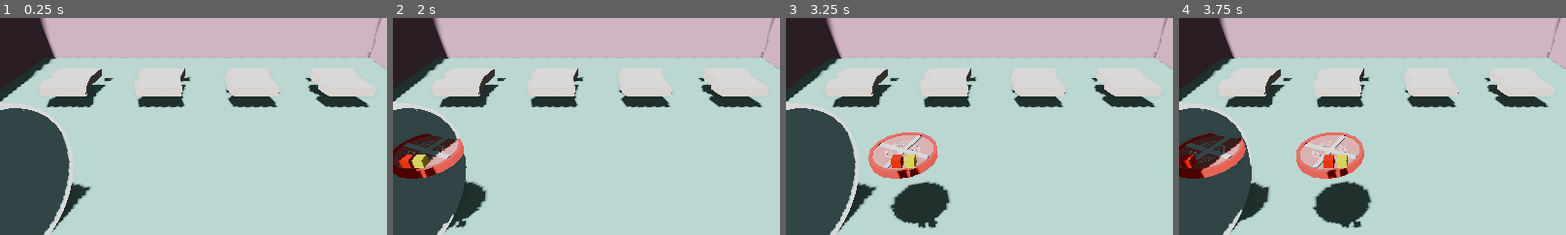
Above: before the commit, frames 1-4 (left to right).
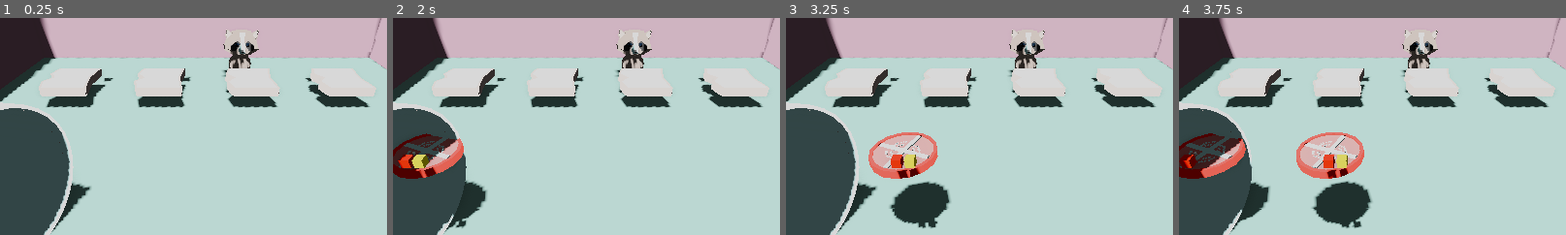
Above: after the commit, the same moments.

Repository: gabrield67/Sandwich-Shop
Game: Godot game, scene res://scenes/game.tscn
Two runs of this game, one before a commit and one after it. Both use one fixed random seed, a clock stepped at 60 frames per second and the inputs below.
Inputs (mouse positions are % of the whole screen's width and height, from its top left):
- Up to frame 1 (0.25 s): no input
- Up to frame 2 (2 s): tap Enter at 0.5 s; move the mouse to (72, 45) at 0.52 s; click (72, 45) at 0.67 s; tap Space at 1.25 s; move the mouse to (30, 55) at 1.27 s; click (30, 55) at 1.42 s
- Up to frame 3 (3.25 s): move the mouse to (60, 28) at 2.02 s; click (60, 28) at 2.17 s; move the mouse to (45, 70) at 2.77 s; click (45, 70) at 2.92 s
- Up to frame 4 (3.75 s): move the mouse to (80, 65) at 3.52 s; click (80, 65) at 3.67 s
The pictures show only the part of the screen within x 24-74%, y 25-75%; the shares and areas given below are measured in that part.

The runs differ from the first frame. In frame 1, 0.7% of the frame differs, in the area x 57-98%, y 3-28%; in frame 2, 0.7%; in frame 3, 0.7%; in frame 4, 0.7%.

Commit message:
raccoon head, placeholder body, colors

Diff:
--- /dev/null
+++ b/colors/eyeDarkCharcoal.tres
@@ -0,0 +1,7 @@
+[gd_resource type="StandardMaterial3D" format=3 uid="uid://7gn0t4diki3s"]
+
+[resource]
+diffuse_mode = 3
+specular_mode = 1
+albedo_color = Color(0.12156863, 0.16078432, 0.21568628, 1)
+roughness = 0.0
--- a/colors/fishCharcoal.tres
+++ b/colors/fishCharcoal.tres
@@ -3,5 +3,5 @@
 [resource]
 diffuse_mode = 3
 specular_mode = 1
-albedo_color = Color(0.12156863, 0.16078432, 0.21568628, 1)
+albedo_color = Color(0.2901961, 0.2901961, 0.2901961, 1)
 roughness = 0.0
--- a/raccoon_head.tscn
+++ b/raccoon_head.tscn
@@ -6,6 +6,7 @@
 [ext_resource type="Material" uid="uid://dbct6i3fm0wjg" path="res://colors/tomatoWhite.tres" id="4_lnwa2"]
 [ext_resource type="Material" uid="uid://8kf6dv73p3lv" path="res://colors/fishCharcoal.tres" id="5_ko7r5"]
 [ext_resource type="Material" uid="uid://cyyp7dpy6ma8" path="res://colors/tomatoRed.tres" id="6_dvv7g"]
+[ext_resource type="Material" uid="uid://7gn0t4diki3s" path="res://colors/eyeDarkCharcoal.tres" id="6_f4w7d"]
 
 [sub_resource type="SphereMesh" id="SphereMesh_b0vlw"]
 
@@ -37,9 +38,10 @@
 [node name="MeshInstance3D" type="MeshInstance3D" parent="." index="7" unique_id=584003007]
 transform = Transform3D(0.325, 0, 0, 0, 0.325, 0, 0, 0, 0.325, -0.34050924, 0.16007021, -1.0303514)
 mesh = SubResource("SphereMesh_b0vlw")
-surface_material_override/0 = ExtResource("6_dvv7g")
+surface_material_override/0 = ExtResource("6_f4w7d")
 
 [node name="MeshInstance3D2" type="MeshInstance3D" parent="." index="8" unique_id=1189742555]
 transform = Transform3D(0.325, 0, 0, 0, 0.325, 0, 0, 0, 0.325, 0.3436672, 0.16007021, -1.0303514)
+material_override = ExtResource("6_f4w7d")
 mesh = SubResource("SphereMesh_b0vlw")
 surface_material_override/0 = ExtResource("6_dvv7g")
--- a/scenes/game.tscn
+++ b/scenes/game.tscn
@@ -11,6 +11,7 @@
 [ext_resource type="PackedScene" uid="uid://b4kkoakbexh8r" path="res://models/walls.tscn" id="9_0tnpc"]
 [ext_resource type="PackedScene" uid="uid://yahuxvrjhitd" path="res://models/trash_base.tscn" id="10_kvpfn"]
 [ext_resource type="PackedScene" uid="uid://dt2rm3uiki2lg" path="res://models/trash_lid.tscn" id="11_dinhu"]
+[ext_resource type="PackedScene" uid="uid://c124rtdal8yfg" path="res://whole_raccoon_model.tscn" id="12_dinhu"]
 
 [sub_resource type="BoxShape3D" id="BoxShape3D_8cj0n"]
 
@@ -116,3 +117,6 @@
 
 [node name="trashLid" parent="LevelSet/WholeTrash" unique_id=1689766337 instance=ExtResource("11_dinhu")]
 transform = Transform3D(-0.53685117, -2.3161678, -0.77275985, -1.9109306, 0.89108145, -1.3432491, 1.519913, 0.30222622, -1.9617655, 11.705, 3.005, 1.74)
+
+[node name="WholeRaccoonModel" parent="." unique_id=1874828909 instance=ExtResource("12_dinhu")]
+transform = Transform3D(1, 0, 0, 0, 1, 0, 0, 0, 1, 2.6593013, 2.6005845, -5.924519)
--- /dev/null
+++ b/whole_raccoon_model.tscn
@@ -0,0 +1,16 @@
+[gd_scene format=3 uid="uid://c124rtdal8yfg"]
+
+[ext_resource type="PackedScene" uid="uid://caddp2wlf43k2" path="res://raccoon_head.tscn" id="1_0doq1"]
+[ext_resource type="Material" uid="uid://cujwxnb7cugkl" path="res://colors/trashGray.tres" id="2_0doq1"]
+
+[sub_resource type="SphereMesh" id="SphereMesh_ka5vx"]
+
+[node name="WholeRaccoonModel" type="Node3D" unique_id=1874828909]
+
+[node name="raccoonHead" parent="." unique_id=1241450067 instance=ExtResource("1_0doq1")]
+transform = Transform3D(-0.99999994, 0, -8.742277e-08, 0, 1, 0, 8.742277e-08, 0, -0.99999994, 0, 0, -0.5564541)
+
+[node name="PlaceholderRaccoonBody" type="MeshInstance3D" parent="." unique_id=294207954]
+transform = Transform3D(1.5, 0, 0, 0, 1.5, 0, 0, 0, 1.5, 0, -1.3564084, -0.15925771)
+mesh = SubResource("SphereMesh_ka5vx")
+surface_material_override/0 = ExtResource("2_0doq1")
